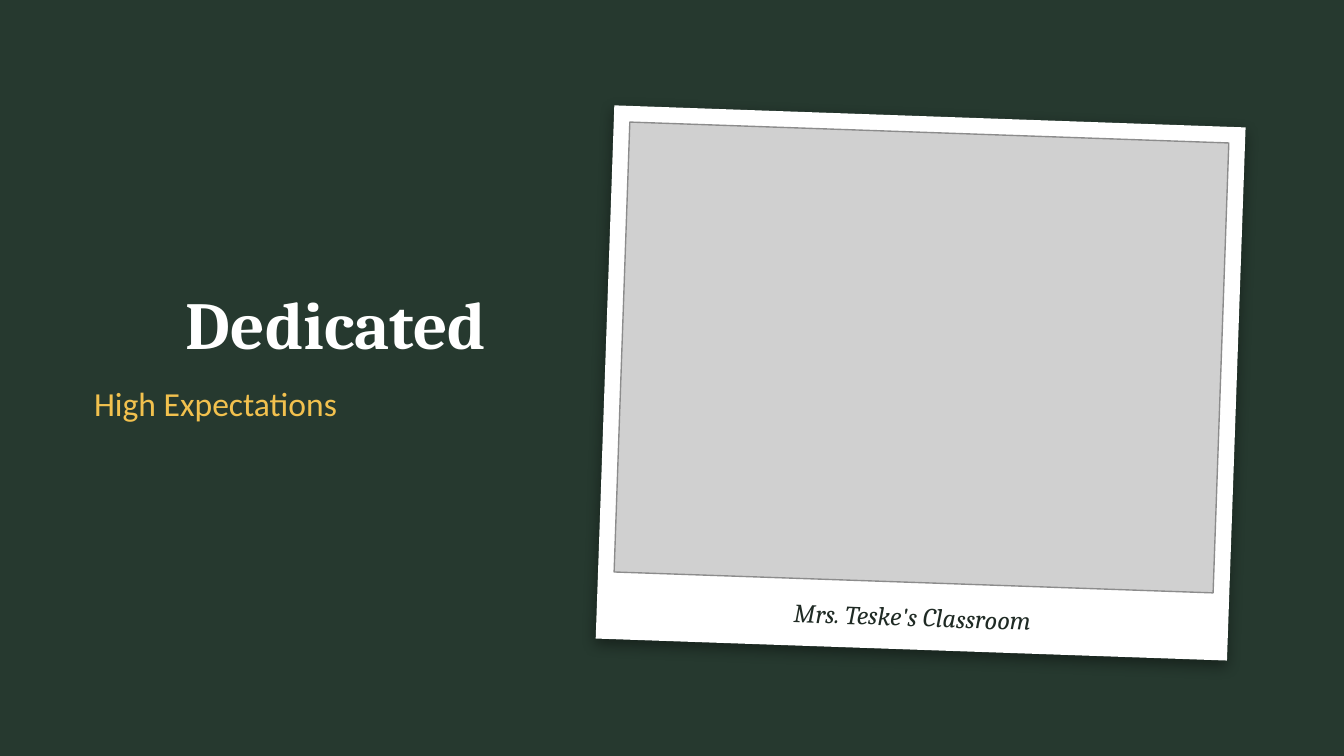
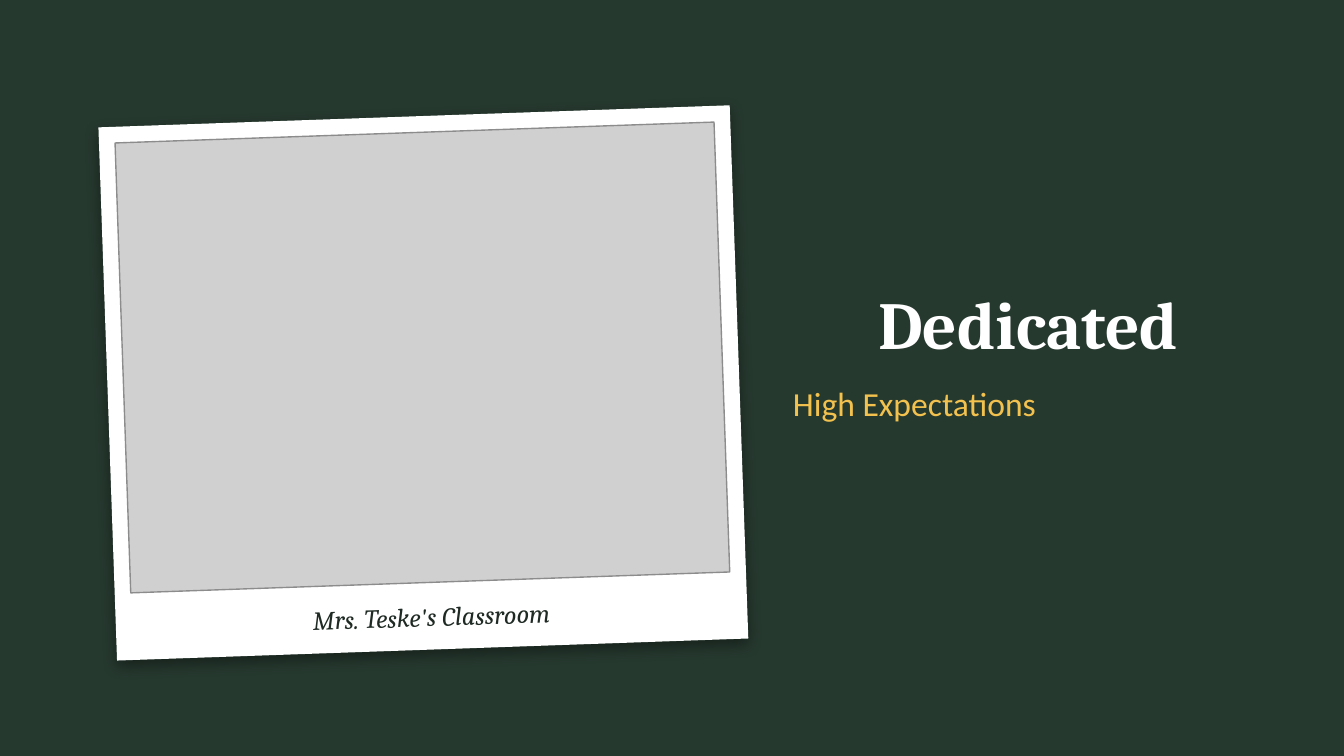
Before and after one commit to orangejack9christian/Claude-etc, a slide deck: slide 4 of tribute-speech/Tribute_Speech_Mrs_Teske.pptx (slide 3 before the commit). Drawn at 1344x756 pixels with LibreOffice and Linux fonts; fonts in the diff are those of the drawing; grey boxes stand for pictures. Boxes give left, top, right and bottom in pixels: in the first picture for what was removed or moved away, otherwise in the second. Text is boxed around its words. In the diff, an @@ line names an element or a change of style, - is before the commit and + after.

```diff
--- a/tribute-speech/Tribute_Speech_Mrs_Teske.pptx
+++ b/tribute-speech/Tribute_Speech_Mrs_Teske.pptx
@@ rectangle at <box>98,105,748,660</box>: rotation 2 to 358 degrees @@
@@ picture added at <box>115,123,729,594</box> @@
@@ picture removed at <box>615,123,1229,594</box> @@
@@ title "Dedicated": place and size @@
-title "Dedicated" at <box>186,302,486,350</box>
+title "Dedicated" at <box>878,302,1178,350</box>
@@ text "High Expectations": place and size @@
-text "High Expectations" at <box>94,392,337,422</box>
+text "High Expectations" at <box>793,392,1036,422</box>
@@ text "Mrs. Teske's Classroom": place and size @@
-text "Mrs. Teske's Classroom" at <box>793,604,1031,630</box>
+text "Mrs. Teske's Classroom" at <box>313,606,550,630</box>
@@ text "Mrs. Teske's Classroom" at <box>313,606,550,630</box>: rotation 2 to 358 degrees @@
```
Also in this commit, not shown: 1 other slide changed, 1 slide added, 4 other files.
